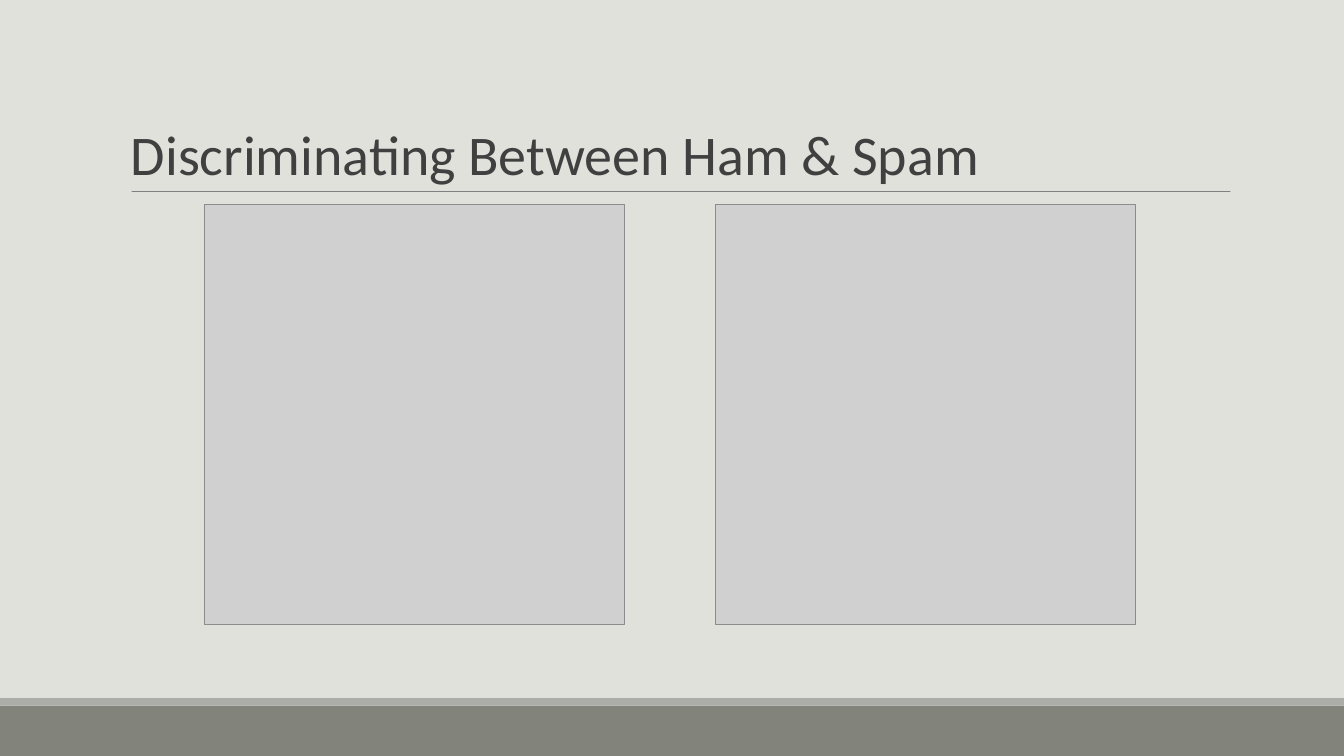
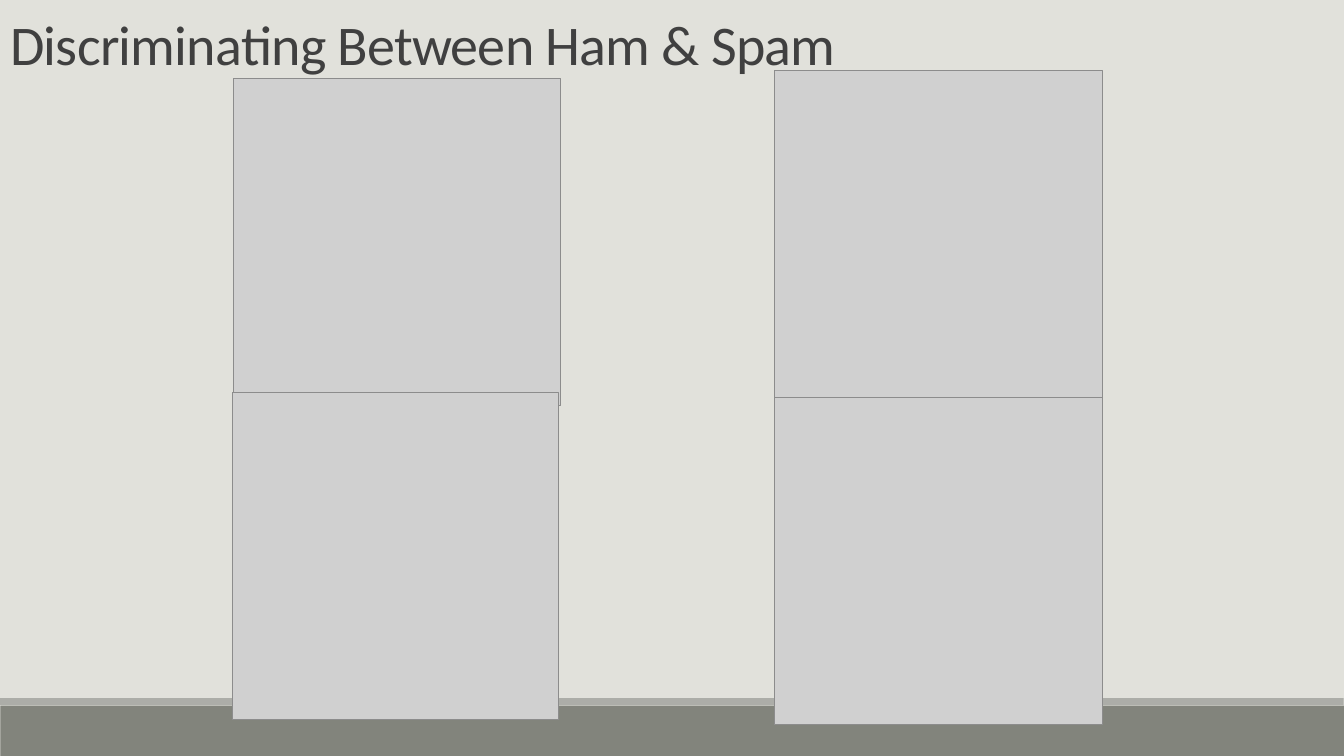
Before and after one commit to bmtober/ec4747-alt, a slide deck: slide 34 of presentation/EC4747Presentation.pptx (slide 31 before the commit). Drawn at 1344x756 pixels with LibreOffice and Linux fonts; fonts in the diff are those of the drawing; grey boxes stand for pictures. Boxes give left, top, right and bottom in pixels: in the first picture for what was removed or moved away, otherwise in the second. Text is boxed around its words. In the diff, an @@ line names an element or a change of style, - is before the commit and + after.

```diff
--- a/presentation/EC4747Presentation.pptx
+++ b/presentation/EC4747Presentation.pptx
@@ title "Discriminating Between Ham & Spam" moved from (x1=131, y1=136, x2=979, y2=185) to (x1=10, y1=26, x2=835, y2=78) @@
@@ title "Discriminating Between Ham & Spam" at (x1=10, y1=26, x2=835, y2=78): letter spacing 0 to -0.5 pt @@
@@ picture resized from (x1=716, y1=205, x2=1136, y2=625) to (x1=233, y1=78, x2=561, y2=405) @@
@@ picture added at (x1=774, y1=71, x2=1102, y2=398) @@
@@ line removed from (132, 192) to (1231, 192) @@
@@ picture resized from (x1=205, y1=205, x2=625, y2=625) to (x1=232, y1=392, x2=559, y2=719) @@
@@ picture added at (x1=774, y1=397, x2=1102, y2=725) @@
```
Also in this commit, not shown: 32 other slides changed, 8 slides added, 7 slides removed, 1 other file.
